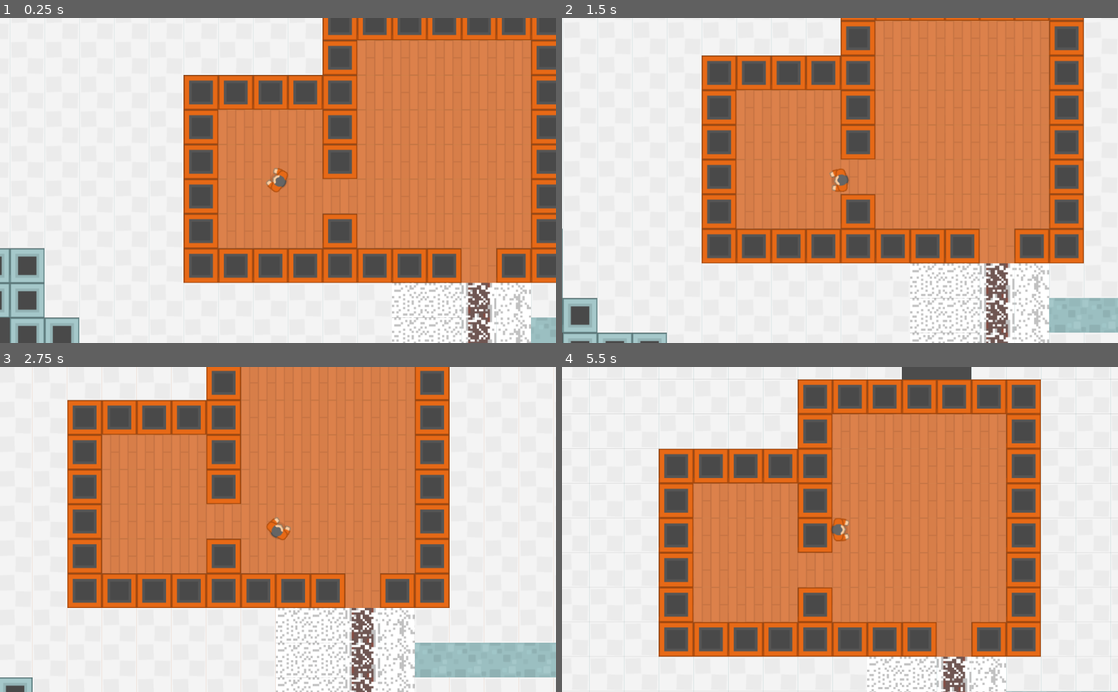
Above: before the commit, frames 1-4 (two rows, left to right).
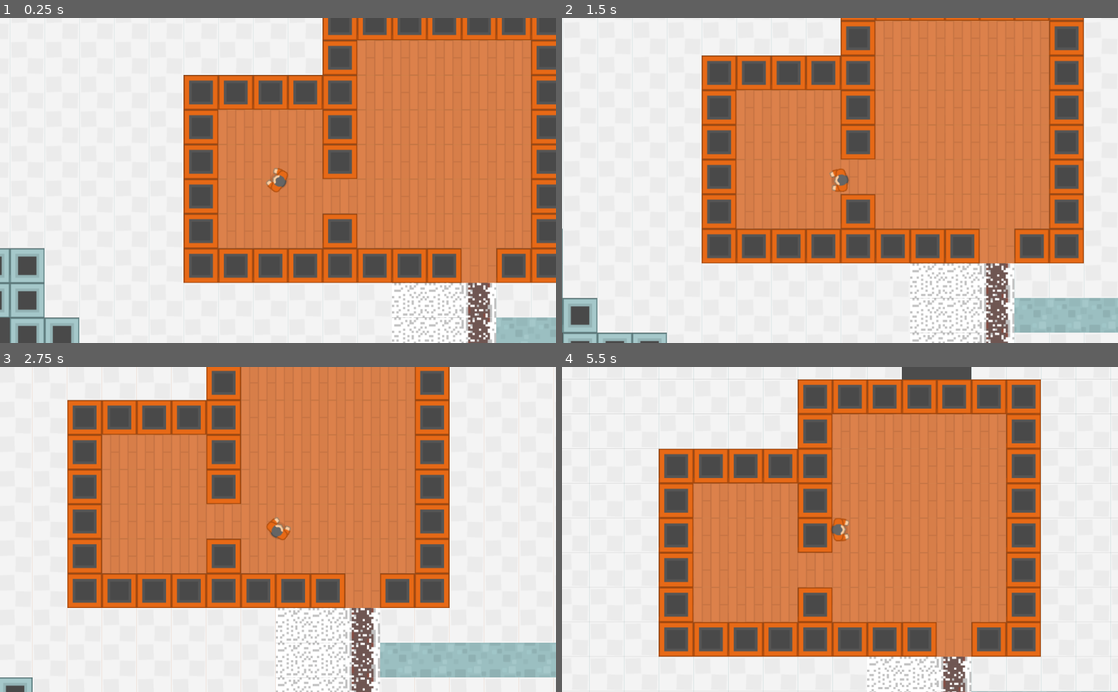
Above: after the commit, the same moments.

Repository: KulacTM/arctic-isolation
Game: Godot game, scene res://Scenes/Levels/01_River_Station.tscn
Two runs of this game, one before a commit and one after it. Both use one fixed random seed, a clock stepped at 60 frames per second and the inputs below.
Inputs (mouse positions are in pixels of both pictures, inside the frame that each line leads up to):
- Up to frame 1 (0.25 s): no input
- Up to frame 2 (1.5 s): tap Enter at 0.5 s; move the mouse to (962, 164) at 0.52 s; hold D (move_right) 0.53-1.28 s; move the mouse to (728, 196) at 1.27 s; hold S (move_down) from 1.28 s (still down)
- Up to frame 3 (2.75 s): move the mouse to (333, 458) at 2.02 s; release S (move_down) at 2.03 s; hold D (move_right) from 2.03 s (still down)
- Up to frame 4 (5.5 s): move the mouse to (812, 594) at 2.77 s; release D (move_right) at 2.78 s; hold W (move_up) 2.78-3.53 s; move the mouse to (1006, 578) at 3.52 s; hold A (move_left) 3.53-5.03 s; move the mouse to (673, 480) at 4.27 s; tap Space at 5 s; move the mouse to (867, 529) at 5.02 s; hold S (move_down) from 5.03 s (still down)

The runs differ from the first frame. In frame 1, 0.7% of the frame differs, in the area x 83-96%, y 81-100%; in frame 2, 1.0%; in frame 3, 1.0%, in the area x 63-75%, y 74-100%; in frame 4, 0.2%.

Commit message:
Add battery tile

Diff:
--- a/Arctic-Isolation-Game/GFX/Tiles/Yevgen_tiles.tres
+++ b/Arctic-Isolation-Game/GFX/Tiles/Yevgen_tiles.tres
@@ -1,79 +1,8 @@
-[gd_resource type="TileSet" load_steps=3 format=2]
+[gd_resource type="TileSet" load_steps=2 format=2]
 
-[ext_resource path="res://GFX/Tiles/tilesheet_2.png" type="Texture" id=1]
 [ext_resource path="res://GFX/Tiles/tilesheet_4.png" type="Texture" id=2]
 
 [resource]
-0/name = "doroga_center"
-0/texture = ExtResource( 1 )
-0/tex_offset = Vector2( 0, 0 )
-0/modulate = Color( 1, 1, 1, 1 )
-0/region = Rect2( 256, 64, 64, 64 )
-0/tile_mode = 0
-0/occluder_offset = Vector2( 0, 0 )
-0/navigation_offset = Vector2( 0, 0 )
-0/shape_offset = Vector2( 0, 0 )
-0/shape_transform = Transform2D( 1, 0, 0, 1, 0, 0 )
-0/shape_one_way = false
-0/shape_one_way_margin = 0.0
-0/shapes = [  ]
-0/z_index = 0
-1/name = "tilesheet_2.png 1"
-1/texture = ExtResource( 1 )
-1/tex_offset = Vector2( 0, 0 )
-1/modulate = Color( 1, 1, 1, 1 )
-1/region = Rect2( 192, 64, 64, 64 )
-1/tile_mode = 0
-1/occluder_offset = Vector2( 0, 0 )
-1/navigation_offset = Vector2( 0, 0 )
-1/shape_offset = Vector2( 0, 0 )
-1/shape_transform = Transform2D( 1, 0, 0, 1, 0, 0 )
-1/shape_one_way = false
-1/shape_one_way_margin = 0.0
-1/shapes = [  ]
-1/z_index = 0
-2/name = "tilesheet_2.png 2"
-2/texture = ExtResource( 1 )
-2/tex_offset = Vector2( 0, 0 )
-2/modulate = Color( 1, 1, 1, 1 )
-2/region = Rect2( 128, 64, 64, 64 )
-2/tile_mode = 0
-2/occluder_offset = Vector2( 0, 0 )
-2/navigation_offset = Vector2( 0, 0 )
-2/shape_offset = Vector2( 0, 0 )
-2/shape_transform = Transform2D( 1, 0, 0, 1, 0, 0 )
-2/shape_one_way = false
-2/shape_one_way_margin = 0.0
-2/shapes = [  ]
-2/z_index = 0
-3/name = "tilesheet_2.png 3"
-3/texture = ExtResource( 1 )
-3/tex_offset = Vector2( 0, 0 )
-3/modulate = Color( 1, 1, 1, 1 )
-3/region = Rect2( 256, 0, 64, 64 )
-3/tile_mode = 0
-3/occluder_offset = Vector2( 0, 0 )
-3/navigation_offset = Vector2( 0, 0 )
-3/shape_offset = Vector2( 0, 0 )
-3/shape_transform = Transform2D( 1, 0, 0, 1, 0, 0 )
-3/shape_one_way = false
-3/shape_one_way_margin = 0.0
-3/shapes = [  ]
-3/z_index = 0
-4/name = "john snow"
-4/texture = ExtResource( 1 )
-4/tex_offset = Vector2( 0, 0 )
-4/modulate = Color( 1, 1, 1, 1 )
-4/region = Rect2( 0, 256, 64, 64 )
-4/tile_mode = 0
-4/occluder_offset = Vector2( 0, 0 )
-4/navigation_offset = Vector2( 0, 0 )
-4/shape_offset = Vector2( 0, 0 )
-4/shape_transform = Transform2D( 1, 0, 0, 1, 0, 0 )
-4/shape_one_way = false
-4/shape_one_way_margin = 0.0
-4/shapes = [  ]
-4/z_index = 0
 5/name = "tilesheet_4.png 5"
 5/texture = ExtResource( 2 )
 5/tex_offset = Vector2( 0, 0 )
@@ -88,3 +17,17 @@
 5/shape_one_way_margin = 0.0
 5/shapes = [  ]
 5/z_index = 0
+6/name = "tilesheet_4.png 6"
+6/texture = ExtResource( 2 )
+6/tex_offset = Vector2( 0, 0 )
+6/modulate = Color( 1, 1, 1, 1 )
+6/region = Rect2( 0, 64, 64, 64 )
+6/tile_mode = 0
+6/occluder_offset = Vector2( 0, 0 )
+6/navigation_offset = Vector2( 0, 0 )
+6/shape_offset = Vector2( 0, 0 )
+6/shape_transform = Transform2D( 1, 0, 0, 1, 0, 0 )
+6/shape_one_way = false
+6/shape_one_way_margin = 0.0
+6/shapes = [  ]
+6/z_index = 0
--- a/Arctic-Isolation-Game/Scenes/Levels/01_River_Station.tscn
+++ b/Arctic-Isolation-Game/Scenes/Levels/01_River_Station.tscn
@@ -35,4 +35,4 @@
 z_index = -10
 tile_set = ExtResource( 4 )
 format = 1
-tile_data = PoolIntArray( 196607, 5, 0, 131072, 5, 0, 131073, 3, 0, 131074, -1610612732, 0, 262143, 5, 0, 196608, 5, 0, 196609, 3, 0, 196610, -1610612732, 0, 327679, 5, 0, 262144, 5, 0, 262145, 3, 0, 262146, -1610612732, 0, 393215, 5, 0, 327680, 5, 0, 327681, 3, 0, 327682, -1610612732, 0, 458751, 5, 0, 393216, 5, 0, 393217, 3, 0, 393218, -1610612732, 0, 524287, 5, 0, 458752, 5, 0, 458753, 3, 0, 458754, -1610612732, 0, 524288, -1610612732, 0, 524289, 3, 0, 524290, -1610612732, 0, 589824, -1610612732, 0, 589825, 3, 0, 589826, -1610612732, 0, 655360, -1610612732, 0, 655361, 3, 0, 655362, -1610612732, 0, 720896, -1610612732, 0, 720897, 3, 0, 720898, -1610612732, 0, 720899, -1610612732, 0, 786432, -1610612732, 0, 786433, 3, 0, 786434, -1610612732, 0, 786435, -1610612732, 0, 851968, -1610612732, 0, 851969, 3, 0, 851970, -1610612732, 0, 851971, -1610612732, 0, 917504, -1610612732, 0, 917505, -1073741822, 0, 917506, -1610612734, 0, 917507, -16 …(1450 unchanged characters)…
+tile_data = PoolIntArray( 196607, 5, 0, 131072, 5, 0, 131073, 6, 0, 131074, -1610612732, 0, 262143, 5, 0, 196608, 5, 0, 196609, 6, 0, 196610, -1610612732, 0, 327679, 5, 0, 262144, 5, 0, 262145, 6, 0, 262146, -1610612732, 0, 393215, 5, 0, 327680, 5, 0, 327681, 6, 0, 327682, -1610612732, 0, 458751, 5, 0, 393216, 5, 0, 393217, 6, 0, 393218, -1610612732, 0, 524287, 5, 0, 458752, 5, 0, 458753, 6, 0, 458754, -1610612732, 0, 524288, -1610612732, 0, 524289, 6, 0, 524290, -1610612732, 0, 589824, -1610612732, 0, 589825, 6, 0, 589826, -1610612732, 0, 655360, -1610612732, 0, 655361, 6, 0, 655362, -1610612732, 0, 720896, -1610612732, 0, 720897, 6, 0, 720898, -1610612732, 0, 720899, -1610612732, 0, 786432, -1610612732, 0, 786433, 6, 0, 786434, -1610612732, 0, 786435, -1610612732, 0, 851968, -1610612732, 0, 851969, 6, 0, 851970, -1610612732, 0, 851971, -1610612732, 0, 917504, -1610612732, 0, 917505, 6, 0, 917506, -1610612734, 0, 917507, -16 …(1450 unchanged characters)…
Binary file added: Arctic-Isolation-Game/GFX/Tiles/battery.png
Not shown, added: Arctic-Isolation-Game/GFX/Tiles/battery.png.import
